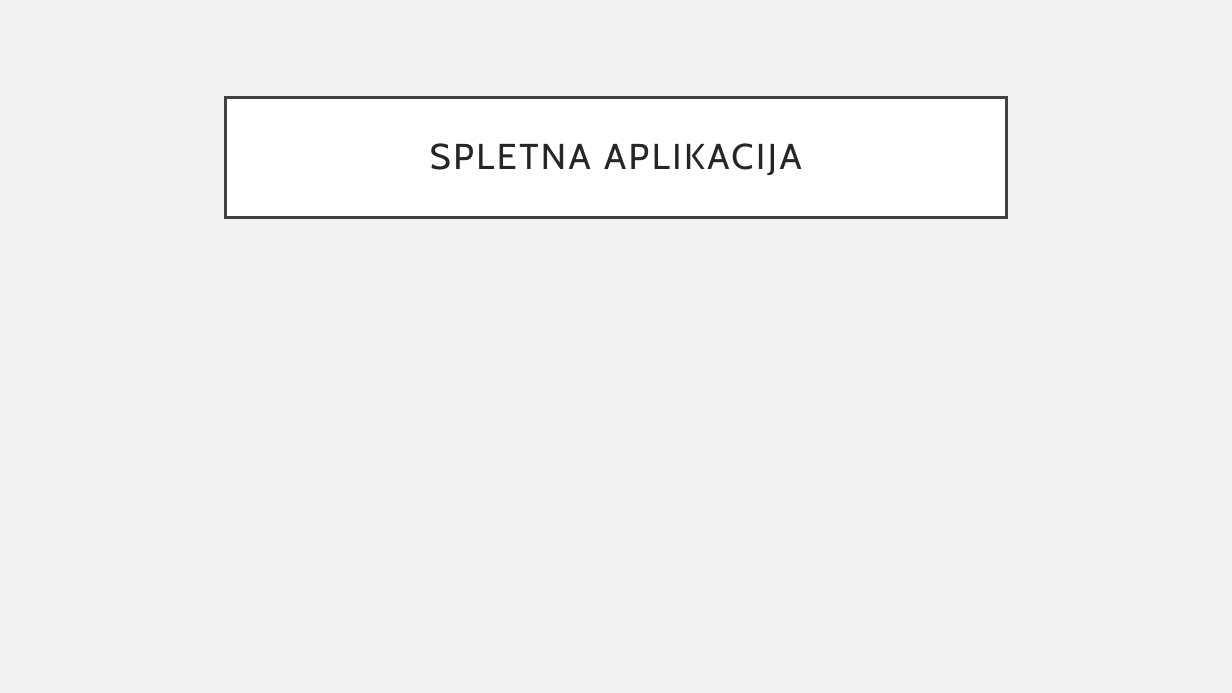
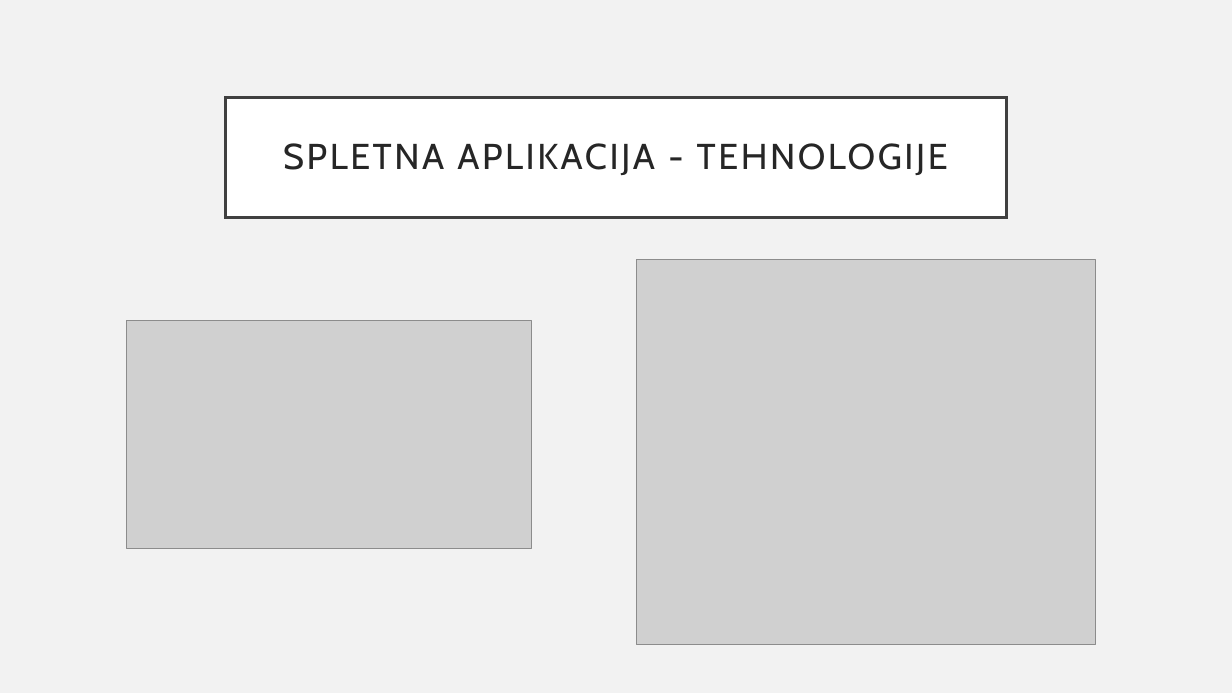
Before and after one commit to cotnic/apligs, a slide deck: slide 7 of APLIGS-predstavitev.pptx (slide 6 before the commit). Drawn at 1232x693 pixels with LibreOffice and Linux fonts; fonts in the diff are those of the drawing; grey boxes stand for pictures. Boxes give left, top, right and bottom in pixels: in the first picture for what was removed or moved away, otherwise in the second. Text is boxed around its words. In the diff, an @@ line names an element or a change of style, - is before the commit and + after.

```diff
--- a/APLIGS-predstavitev.pptx
+++ b/APLIGS-predstavitev.pptx
@@ title at box(283, 143, 948, 175): text changed @@
-SPLETNA APLIKACIJA
+SPLETNA APLIKACIJA - TEHNOLOGIJE
@@ picture added at box(637, 260, 1096, 645) @@
@@ picture added at box(127, 321, 531, 548) @@
```
Also in this commit, not shown: 1 slide added.
